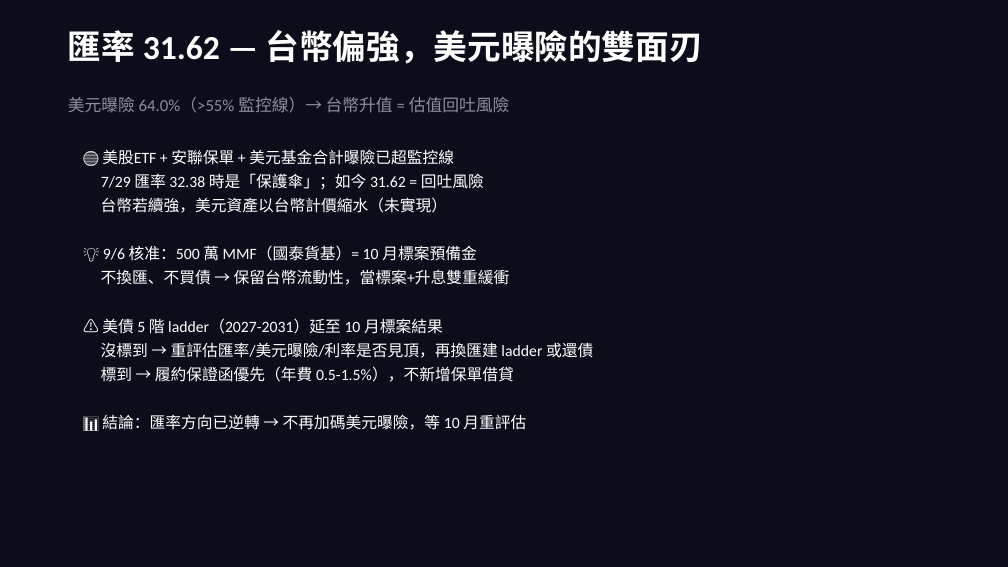
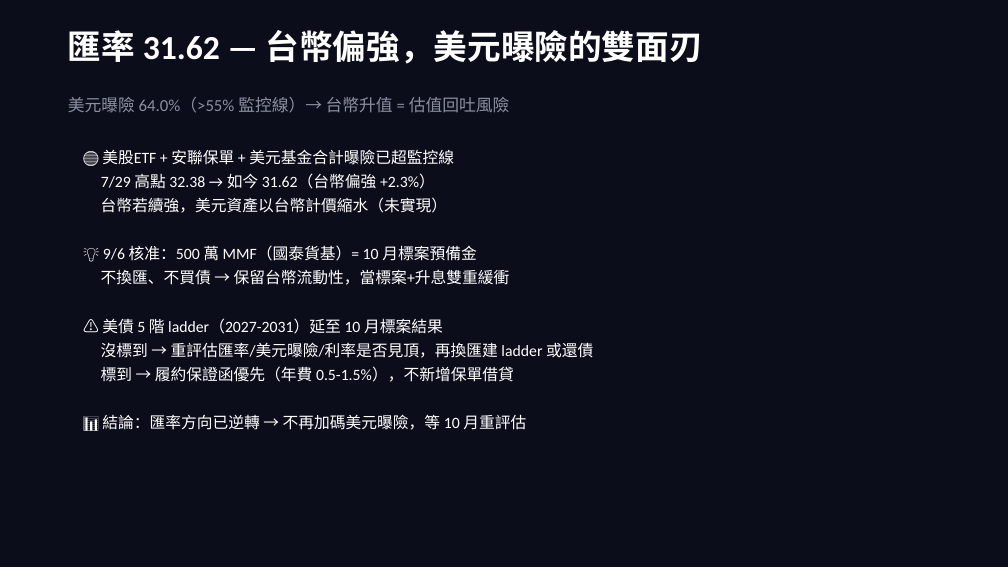
Before and after one commit to b0988321088/longjiu-dashboard-2, a slide deck: slide 3 of 大轉向資產配置策略_final.pptx. Drawn at 1008x567 pixels with LibreOffice and Linux fonts; fonts in the diff are those of the drawing. Boxes give left, top, right and bottom in pixels: in the first picture for what was removed or moved away, otherwise in the second. Text is boxed around its words. In the diff, an @@ line names an element or a change of style, - is before the commit and + after.

```diff
--- a/大轉向資產配置策略_final.pptx
+++ b/大轉向資產配置策略_final.pptx
@@ text at box(101, 173, 435, 189): text changed @@
-7/29 匯率 32.38 時是「保護傘」；如今 31.62 = 回吐風險
+7/29 高點 32.38 → 如今 31.62（台幣偏強 +2.3%）
```
Also in this commit, not shown: 4 other slides changed, 2 other files.
